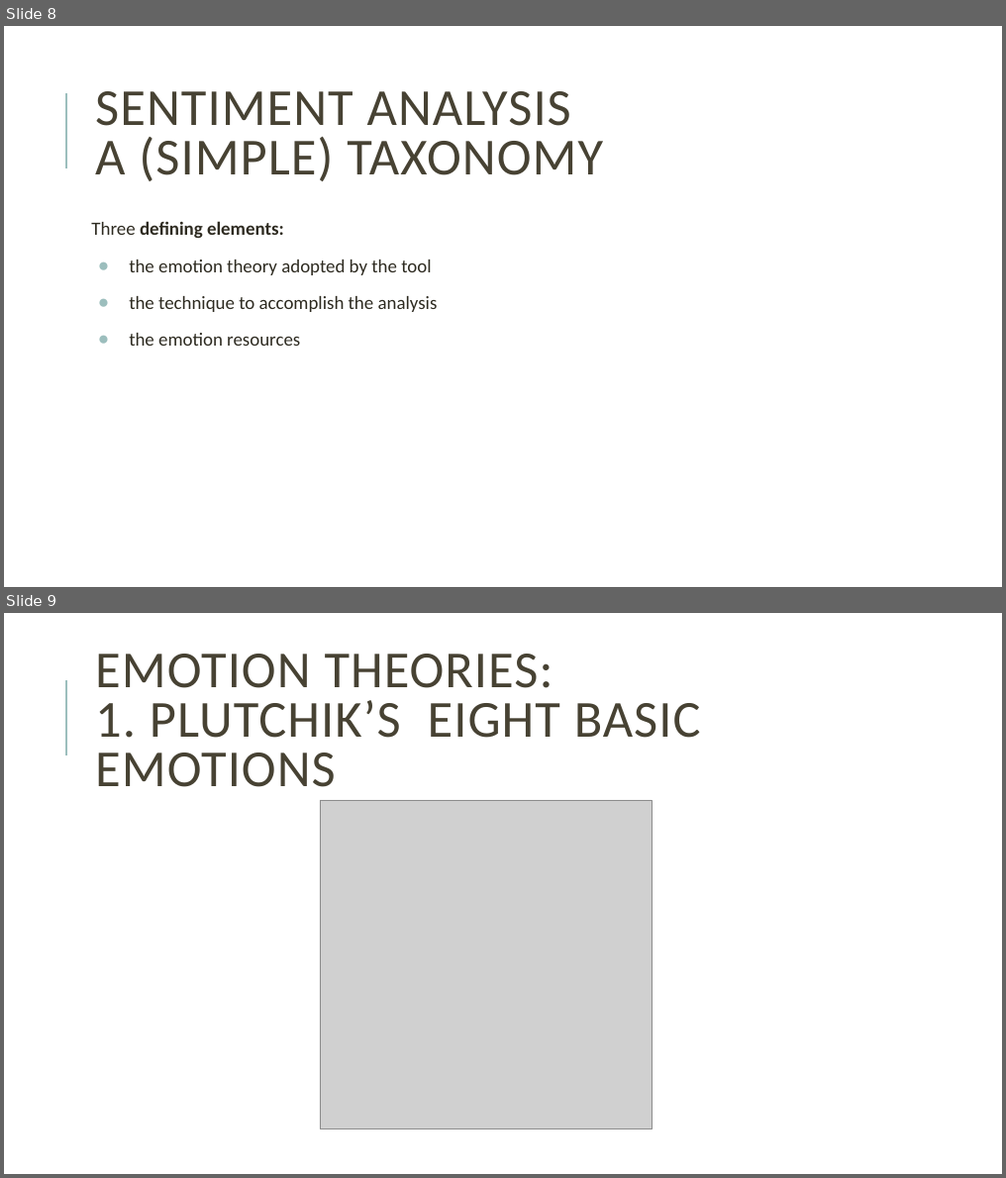
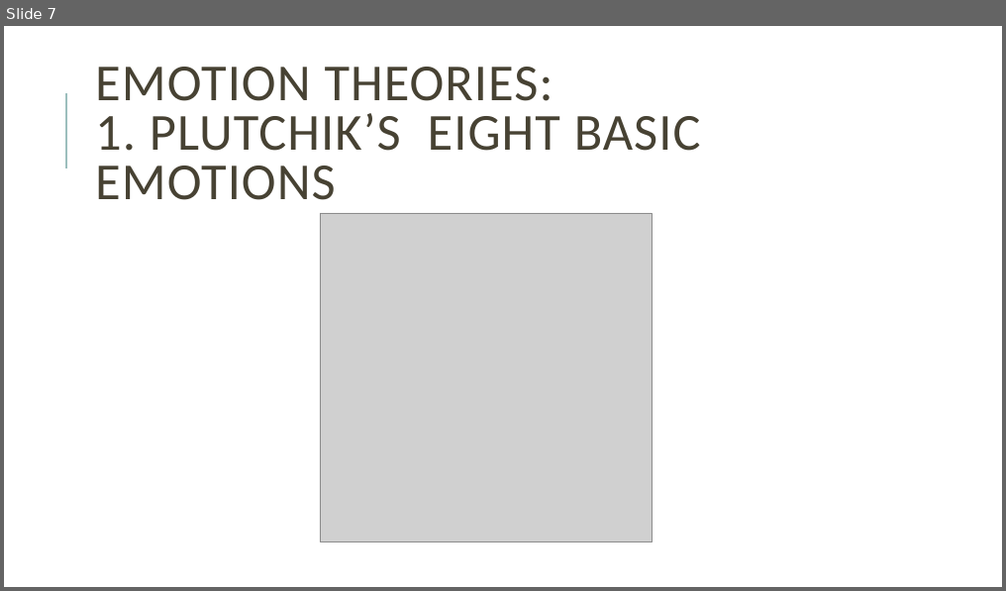
Before and after one commit to giuliagrisot/Sentiment_Analysis_CDH_Data_School_2024, a slide deck: SA.pptx. Shown one above the other, each under a label of ours: slides 8 and 9 before the commit, slide 7 after it. The pictures are 1006x1178 and 1006x591 pixels, drawn with LibreOffice and Linux fonts; fonts in the diff are those of the drawing; grey boxes stand for pictures. Boxes give left, top, right and bottom in pixels: in the first picture for what was removed or moved away, otherwise in the second. Text is boxed around its words. In the diff, an @@ line names an element or a change of style, - is before the commit and + after.

```diff
--- a/SA.pptx
+++ b/SA.pptx
@@ slide 8 removed at (4,26,1002,587), background #FFFFFF; not listed: 1 template element that a slide beside it also shows @@
@@ title removed at (95,91,603,181) @@
-SENTIMENT ANALYSIS
-A (SIMPLE) TAXONOMY
@@ text removed at (91,221,438,346) @@
-Three defining elements:
-● the emotion theory adopted by the tool
-● the technique to accomplish the analysis
-● the emotion resources
@@ what was slide 9 is now slide 7 @@
```
Also in this commit, not shown: 10 slides changed, 3 slides added, 5 other slides removed.
